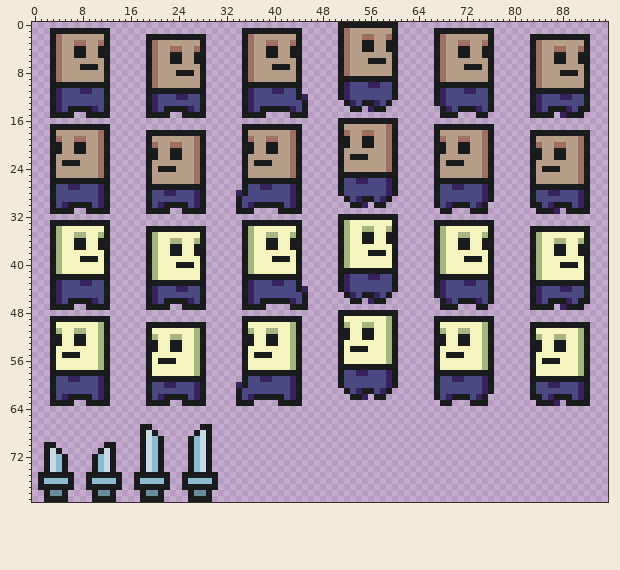
Edited in one commit: sprite sheet (Player.png). Above, as it was before the edit.
The file is 96x80 pixels.
After:
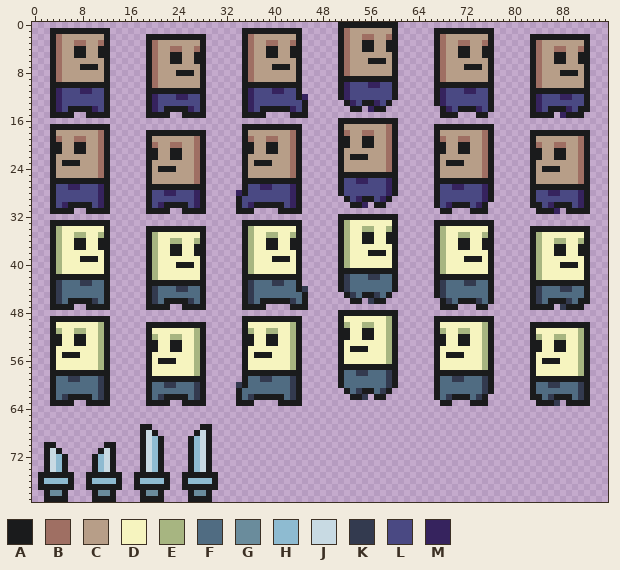
Palette (. is transparent): A #1a1b1c  B #9f6f63  C #b79e88  D #f6f4bf  E #a7b581  F #506c82  G #6a8c9c  H #8ebbd1  J #c8dae3  K #333a4f  L #4a4983  M #36235e
Change:
@@ x 0..95 @@
 41 ...AEDDDDDDDA......AEDDDDDDDA......AEDDDDDDDA......AAAAAAAAAA......AEDDDDDDDA......AEDDDDDDDA...
-42 ...AAAAAAAAAA......AEDDDDDDDA......AAAAAAAAAA......AMLLLMMLLA......AAAAAAAAAA......AEDDDDDDDA...
-43 ...AMLLLMMLLA......AAAAAAAAAA......AMLLLMMLLA......AMLLLLLLLA......AMLLLMMLLA......AAAAAAAAAA...
-44 ...AMLLLLLLLA......AMLLLMMLLA......AMLLLLLLLAM.....AMLLLLLLLA......AMLLLLLLLA......AMLLLMMLLA...
-45 ...AMLLLLLLLA......AMLLLLLLLA......AMLLLLLLLLA......AMLAAMLA.......AMLLLLLLLA......AMLLLLLLLA...
-46 ...AMLAAAAMLA......AMLAAAAMLA......AMLAAAAAMLA.......AA.MAA.........AMLAAAMLA......AMLAAAMLAA...
-47 ...AAAA..AAAA......AAAA..AAAA......AAAA....AAA......................AAA...AA.......AAAA.MAAA....
+42 ...AAAAAAAAAA......AEDDDDDDDA......AAAAAAAAAA......AKFFFKKFFA......AAAAAAAAAA......AEDDDDDDDA...
+43 ...AKFFFKKFFA......AAAAAAAAAA......AKFFFKKFFA......AKFFFFFFFA......AKFFFKKFFA......AAAAAAAAAA...
+44 ...AKFFFFFFFA......AKFFFKKFFA......AKFFFFFFFAK.....AKFFFFFFFA......AKFFFFFFFA......AKFFFKKFFA...
+45 ...AKFFFFFFFA......AKFFFFFFFA......AKFFFFFFFFA......AKFAAKFA.......AKFFFFFFFA......AKFFFFFFFA...
+46 ...AKFAAAAKFA......AKFAAAAKFA......AKFAAAAAKFA.......AA.KAA.........AKFAAAKFA......AKFAAAKFAA...
+47 ...AAAA..AAAA......AAAA..AAAA......AAAA....AAA......................AAA...AA.......AAAA.KAAA....
 48 ...................................................AAAAAAAAAA...................................
@@ x 0..95 @@
 57 ...ADDDDDDDEA......ADDDDDDDEA......ADDDDDDDEA......AAAAAAAAAA......ADDDDDDDEA......ADDDDDDDEA...
-58 ...AAAAAAAAAA......ADDDDDDDEA......AAAAAAAAAA......ALLMMLLLMA......AAAAAAAAAA......ADDDDDDDEA...
-59 ...ALLMMLLLMA......AAAAAAAAAA......ALLMMLLLMA......ALLLLLLLMA......ALLMMLLLMA......AAAAAAAAAA...
-60 ...ALLLLLLLMA......ALLMMLLLMA.....MALLLLLLLMA......ALLLLLLLMA......ALLLLLLLMA......ALLMMLLLMA...
-61 ...ALLLLLLLMA......ALLLLLLLMA.....ALLLLLLLLMA.......ALMAALMA.......ALLLLLLLMA......ALLLLLLLMA...
-62 ...ALMAAAALMA......ALMAAAALMA.....ALMAAAAALMA........AAM.AA........ALMAAALMA.......AALMAAALMA...
-63 ...AAAA..AAAA......AAAA..AAAA.....AAA....AAAA.......................AA...AAA........AAAM.AAAA...
+58 ...AAAAAAAAAA......ADDDDDDDEA......AAAAAAAAAA......AFFKKFFFKA......AAAAAAAAAA......ADDDDDDDEA...
+59 ...AFFKKFFFKA......AAAAAAAAAA......AFFKKFFFKA......AFFFFFFFKA......AFFKKFFFKA......AAAAAAAAAA...
+60 ...AFFFFFFFKA......AFFKKFFFKA.....KAFFFFFFFKA......AFFFFFFFKA......AFFFFFFFKA......AFFKKFFFKA...
+61 ...AFFFFFFFKA......AFFFFFFFKA.....AFFFFFFFFKA.......AFKAAFKA.......AFFFFFFFKA......AFFFFFFFKA...
+62 ...AFKAAAAFKA......AFKAAAAFKA.....AFKAAAAAFKA........AAK.AA........AFKAAAFKA.......AAFKAAAFKA...
+63 ...AAAA..AAAA......AAAA..AAAA.....AAA....AAAA.......................AA...AAA........AAAK.AAAA...
 64 ................................................................................................
